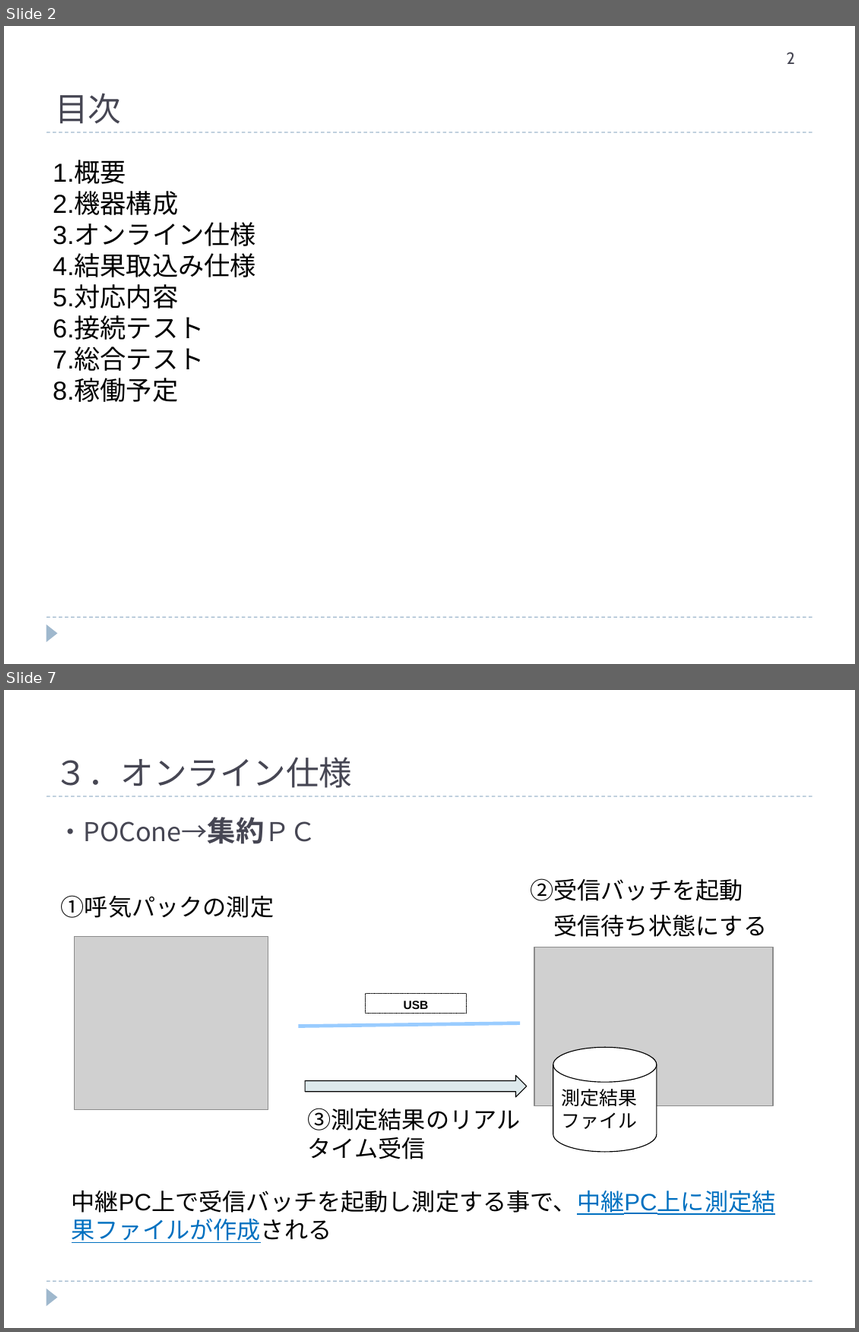
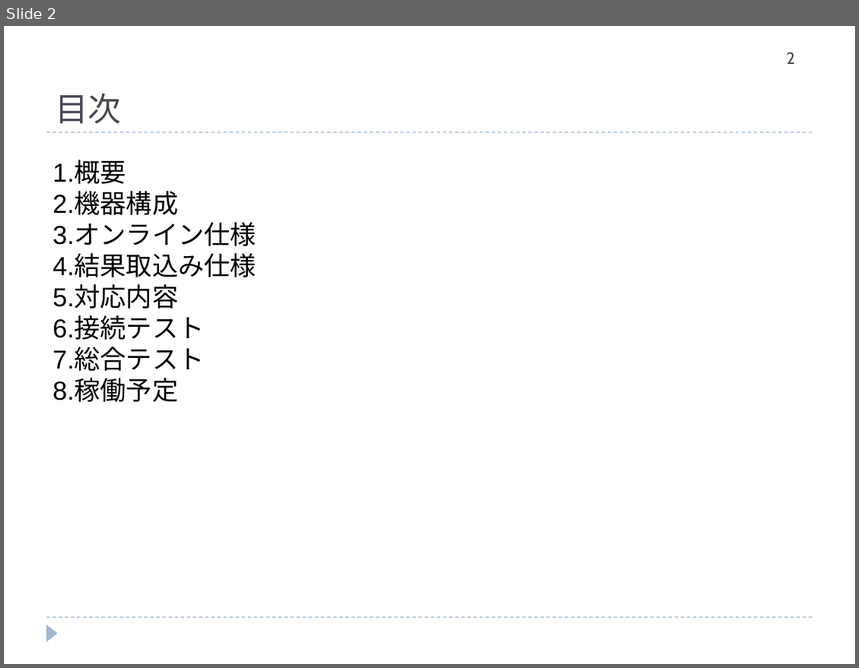
Before and after one commit to hanyutatsuya/Chemistory, a slide deck: 次期システム対応/レビュー/ケミストリー次期先行対応.ppt. Shown one above the other, each under a label of ours: slides 2 and 7 before the commit, slide 2 after it; the slides between them are not shown. The pictures are 859x1332 and 859x668 pixels, drawn with LibreOffice and Linux fonts; fonts in the diff are those of the drawing; grey boxes stand for pictures. Boxes give left, top, right and bottom in pixels: in the first picture for what was removed or moved away, otherwise in the second. Text is boxed around its words. In the diff, an @@ line names an element or a change of style, - is before the commit and + after.

```diff
--- a/次期システム対応/レビュー/ケミストリー次期先行対応.ppt
+++ b/次期システム対応/レビュー/ケミストリー次期先行対応.ppt
@@ slide 7 removed at [4,690,855,1328], background #FFFFFF; not listed: 3 template elements that a slide beside it also shows @@
@@ text removed at [55,757,352,788] @@
-３．オンライン仕様
@@ text removed at [57,817,316,844] @@
-・POCone→集約ＰＣ
@@ text removed at [530,878,768,937] @@
-②受信バッチを起動
-受信待ち状態にする
@@ text removed at [61,895,274,918] @@
-①呼気パックの測定
@@ picture removed at [74,937,268,1110] @@
@@ picture removed at [534,947,772,1106] @@
@@ rectangle removed at [366,994,466,1015] @@
-USB
@@ line removed from (299, 1026) to (520, 1024) @@
@@ cylinder removed at [553,1047,657,1152] @@
-測定結果ファイル
@@ left arrow removed at [305,1075,527,1097] @@
@@ text removed at [300,1101,541,1157] @@
-③測定結果のリアルタイム受信
@@ text removed at [72,1191,776,1215] @@
-中継PC上で受信バッチを起動し測定する事で、中継PC上に測定結果ファイルが作成される
```
Also in this commit, not shown: 3 slides changed, 3 slides added, 7 other slides removed.
